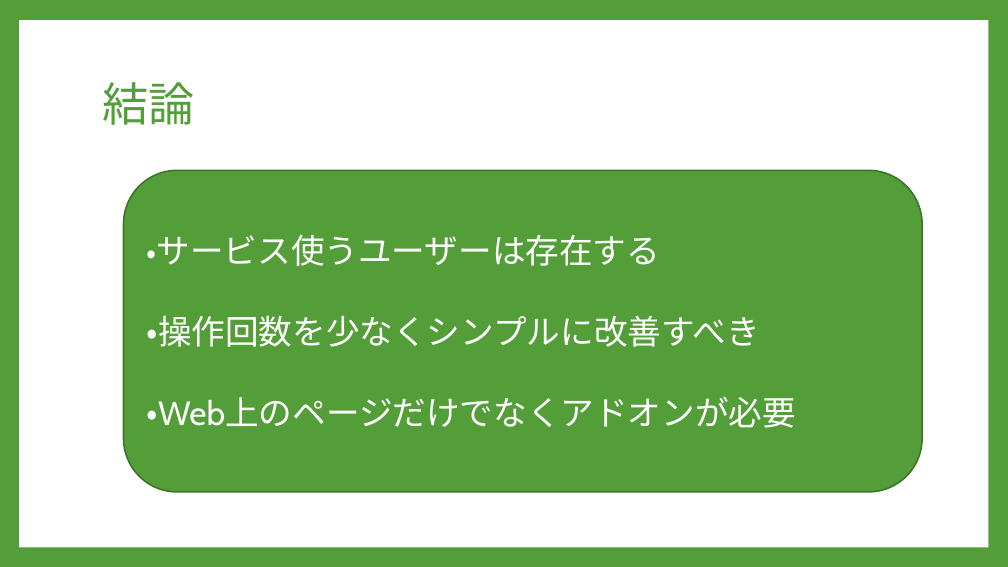
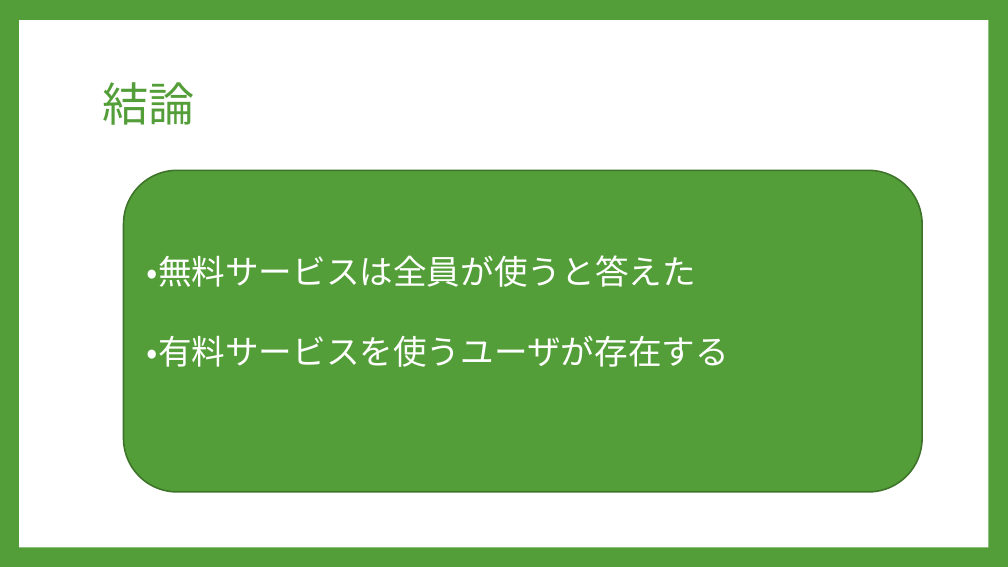
Before and after one commit to Sorarinu/ProjectP2016_F, a slide deck: slide 22 of production-idea/第3回中間発表.pptx (slide 19 before the commit). Drawn at 1008x567 pixels with LibreOffice and Linux fonts; fonts in the diff are those of the drawing. Boxes give left, top, right and bottom in pixels: in the first picture for what was removed or moved away, otherwise in the second. Text is boxed around its words. In the diff, an @@ line names an element or a change of style, - is before the commit and + after.

```diff
--- a/production-idea/第3回中間発表.pptx
+++ b/production-idea/第3回中間発表.pptx
@@ text in rounded rectangle at [147, 255, 729, 367]: text changed @@
-・サービス使うユーザーは存在する
-・操作回数を少なくシンプルに改善すべき
-・Web上のページだけでなくアドオンが必要
+・無料サービスは全員が使うと答えた
+・有料サービスを使うユーザが存在する
```
Also in this commit, not shown: 3 other slides changed, 8 slides added, 6 slides removed, 3 other files.
